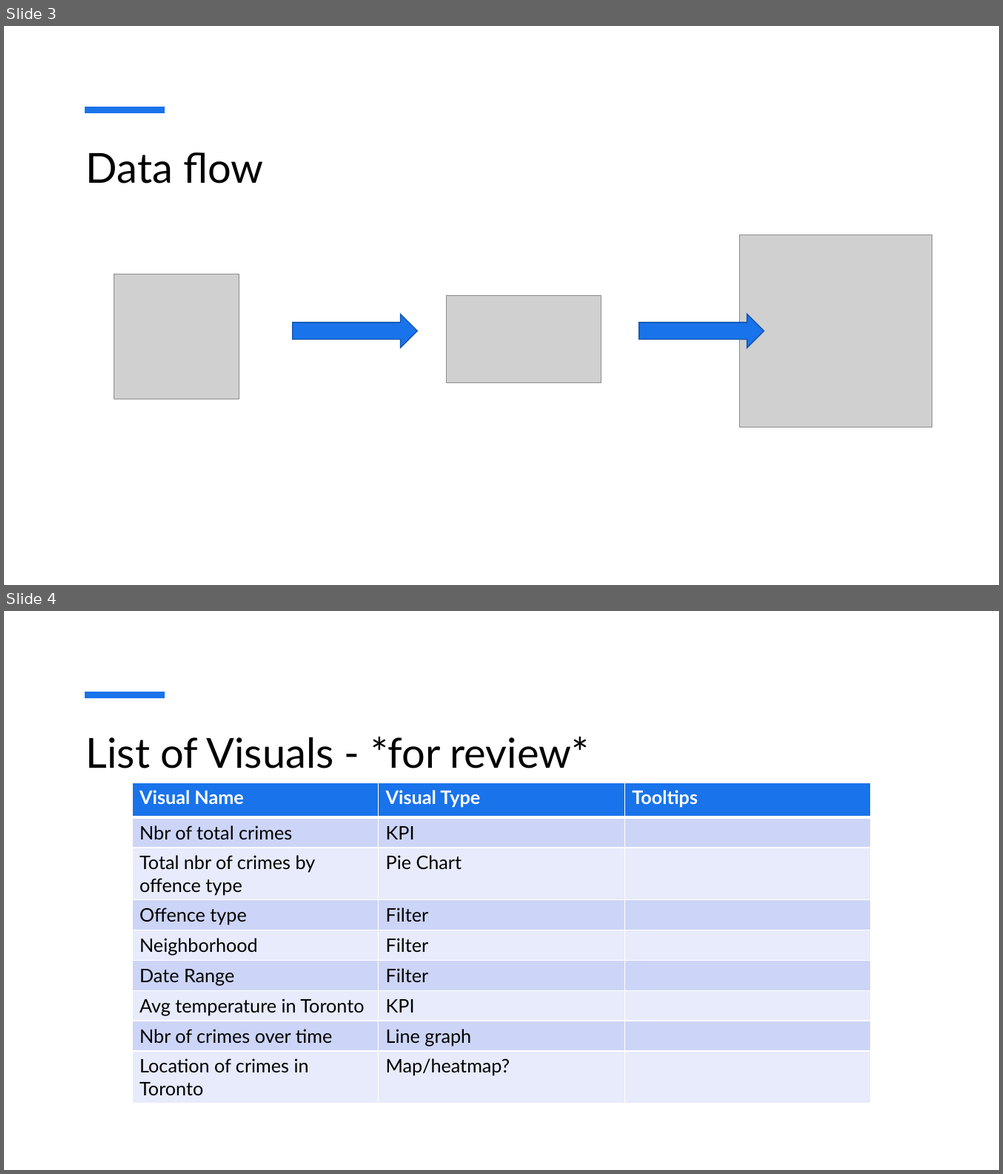
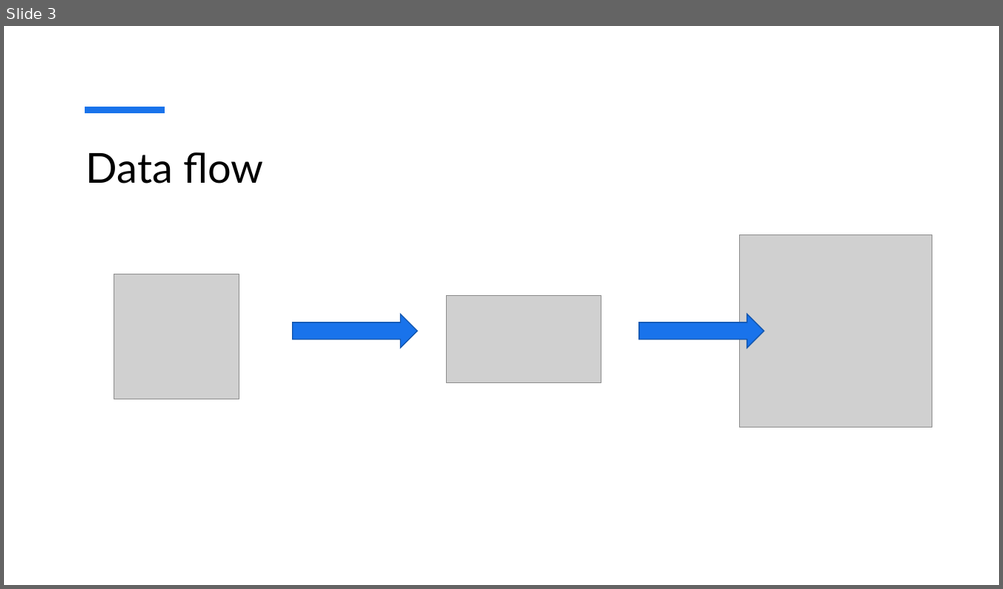
Before and after one commit to MickMarch/Canadian_Homelessness_Analysis, a slide deck: Dashboard_Mockup.pptx. Shown one above the other, each under a label of ours: slides 3 and 4 before the commit, slide 3 after it. The pictures are 1003x1174 and 1003x589 pixels, drawn with LibreOffice and Linux fonts; fonts in the diff are those of the drawing; grey boxes stand for pictures. Boxes give left, top, right and bottom in pixels: in the first picture for what was removed or moved away, otherwise in the second. Text is boxed around its words. In the diff, an @@ line names an element or a change of style, - is before the commit and + after.

Commit message:
Added visual to dashboard

```diff
--- a/Dashboard_Mockup.pptx
+++ b/Dashboard_Mockup.pptx
@@ slide 4 removed at [4,611,999,1170], background #FFFFFF; not listed: 1 template element that a slide beside it also shows @@
@@ title removed at [86,736,589,769] @@
-List of Visuals - *for review*
@@ table removed at [132,783,871,1103], 9 rows, 3 columns @@
-Visual Name | Visual Type | Tooltips
-Nbr of total crimes | KPI | 
-Total nbr of crimes by offence type | Pie Chart | 
-Offence type | Filter | 
-Neighborhood | Filter | 
-Date Range | Filter | 
-Avg temperature in Toronto | KPI | 
-Nbr of crimes over time | Line graph | 
-Location of crimes in Toronto | Map/heatmap? | 
```
Also in this commit, not shown: 2 slides changed, 1 other slide removed.
